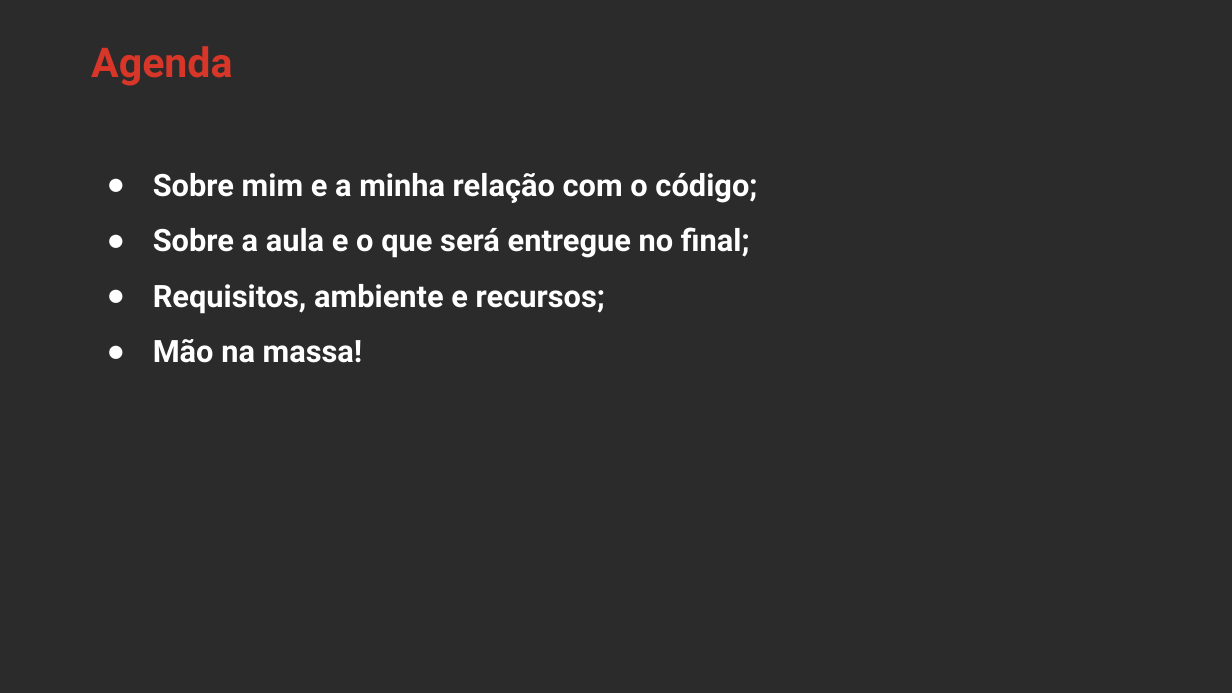
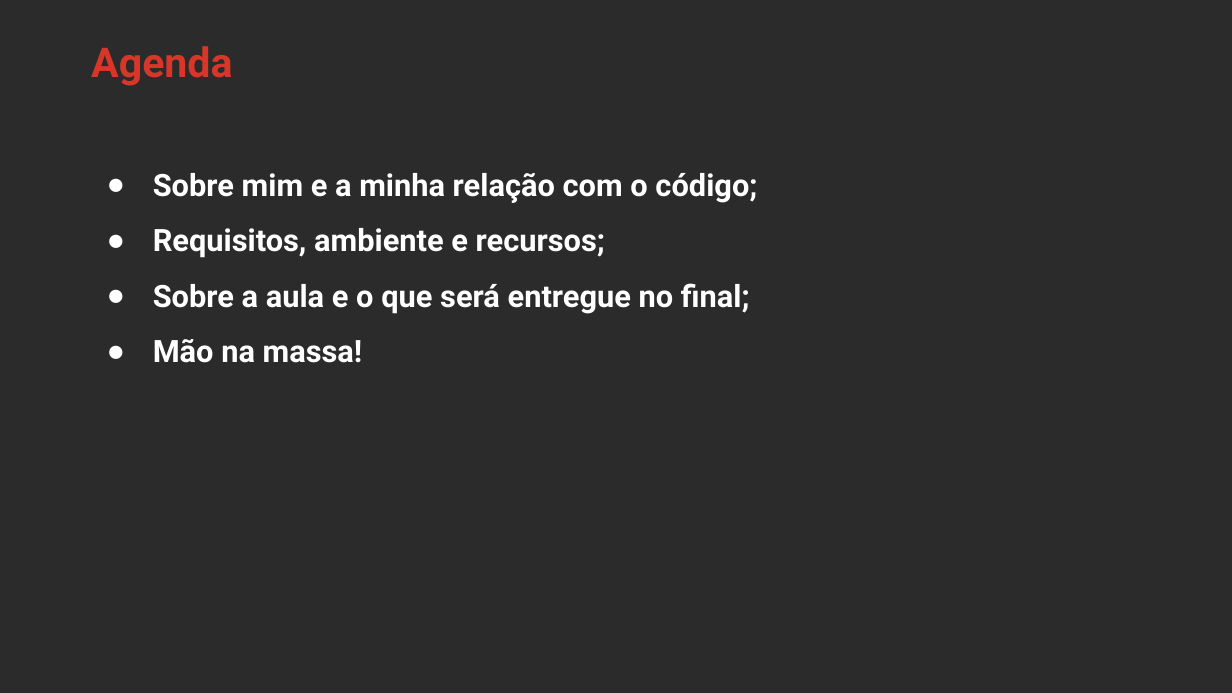
Before and after one commit to rocketseat-creators-program/angular-http-requests-2021-10-13, a slide deck: slide 2 of Apresentacao_Angular_HTTP_Requests.pptx. Drawn at 1232x693 pixels with LibreOffice and Linux fonts; fonts in the diff are those of the drawing; background and template pictures are left out; a plain dark background stands for a picture behind light text. Boxes give left, top, right and bottom in pixels: in the first picture for what was removed or moved away, otherwise in the second. Text is boxed around its words. In the diff, an @@ line names an element or a change of style, - is before the commit and + after.

```diff
--- a/Apresentacao_Angular_HTTP_Requests.pptx
+++ b/Apresentacao_Angular_HTTP_Requests.pptx
@@ text at (x1=153, y1=228, x2=605, y2=258): paragraph added @@
+● Requisitos, ambiente e recursos;
@@ text at (x1=153, y1=284, x2=605, y2=314): paragraph removed @@
-● Requisitos, ambiente e recursos;
```
Also in this commit, not shown: 2 other slides changed.
